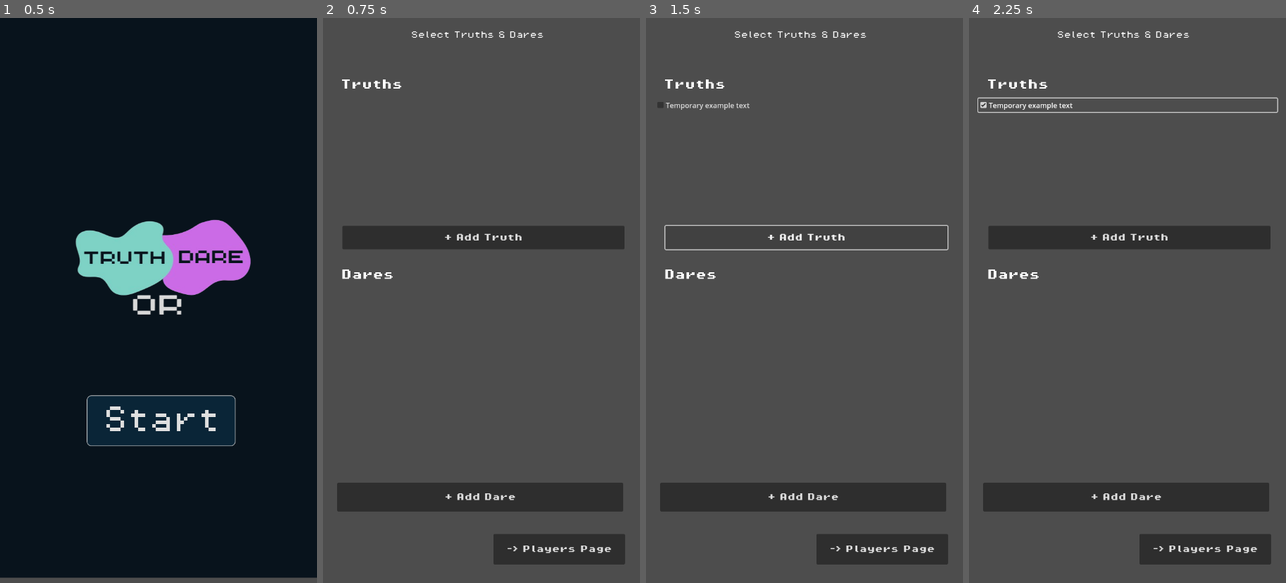
Above: before the commit, frames 1-4 (left to right).
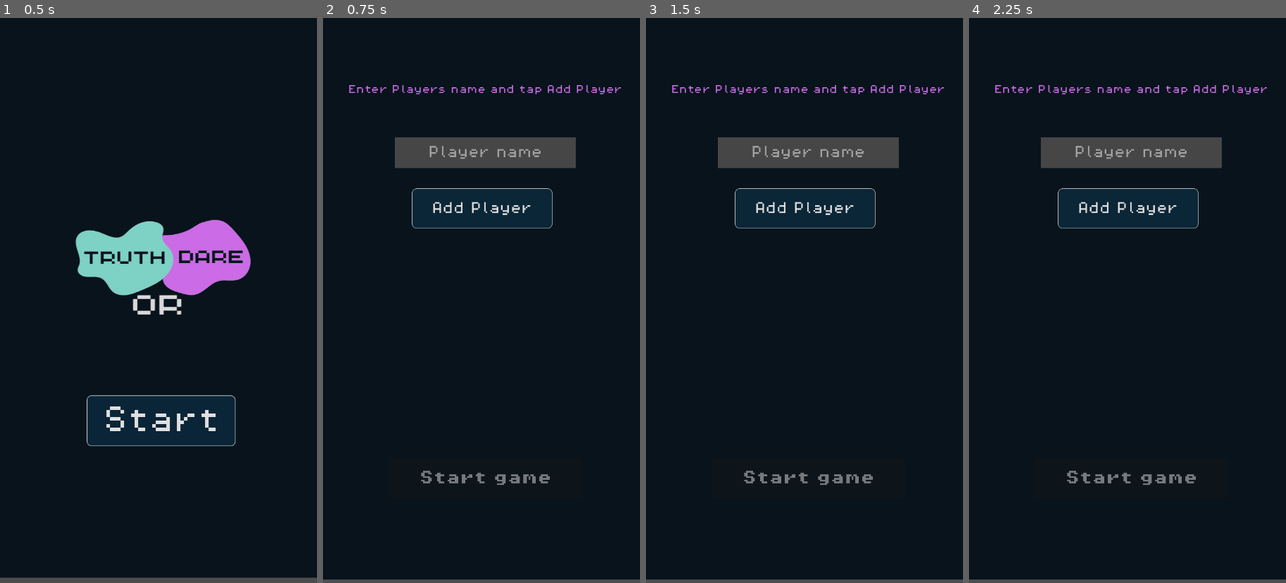
Above: after the commit, the same moments.

Repository: Ardiannaa008/TruthOrDareGame
Game: Godot game, scene res://scenes/start_screen.tscn
The game is run twice, just before and just after one commit, with the same random seed, the same clock (stepped at 60 frames per second) and the same inputs.
Inputs (mouse positions are in pixels of both pictures, inside the frame that each line leads up to):
- Up to frame 1 (0.5 s): no input
- Up to frame 2 (0.75 s): click "Start" at 0.5 s
- Up to frame 3 (1.5 s): click (807, 238) at 1.25 s, where only the run before the commit has a clickable "+ Add Truth"
- Up to frame 4 (2.25 s): click (1127, 102) at 2 s, where only the run before the commit has a clickable "Temporary example text"

Frame 1 is identical in both runs. In frame 2, 96% of the frame differs, in the area x 0-100%, y 0-100%; in frame 3, 96%; in frame 4, 96%.

Commit message:
Deleted Assests that arent used

Diff:
--- a/scenes/select_truth_dare.tscn
+++ /dev/null
@@ -1,92 +0,0 @@
-[gd_scene load_steps=4 format=3 uid="uid://dd51ufcqod8nc"]
-
-[ext_resource type="Script" uid="uid://buybgi82047x8" path="res://scripts/select_truth_dare.gd" id="1_d5fde"]
-[ext_resource type="FontFile" uid="uid://m8fsnwreikvx" path="res://assets/PixelOperator8.ttf" id="2_jwnva"]
-[ext_resource type="FontFile" uid="uid://oy5cqo7iv8gg" path="res://assets/PixelOperator8-Bold.ttf" id="3_1wnqd"]
-
-[node name="SelectTruthDare" type="Control"]
-layout_mode = 3
-anchors_preset = 0
-offset_right = 40.0
-offset_bottom = 40.0
-script = ExtResource("1_d5fde")
-
-[node name="Title" type="Label" parent="."]
-layout_mode = 2
-offset_left = 188.0
-offset_top = 29.0
-offset_right = 514.0
-offset_bottom = 52.0
-theme_override_fonts/font = ExtResource("2_jwnva")
-theme_override_font_sizes/font_size = 18
-text = "Select Truths & Dares"
-horizontal_alignment = 1
-
-[node name="Truths" type="Label" parent="."]
-layout_mode = 2
-offset_left = 40.0
-offset_top = 139.0
-offset_right = 287.0
-offset_bottom = 182.0
-theme_override_fonts/font = ExtResource("3_1wnqd")
-theme_override_font_sizes/font_size = 24
-text = "Truths"
-
-[node name="TruthList" type="VBoxContainer" parent="."]
-layout_mode = 2
-offset_left = 21.0
-offset_top = 182.0
-offset_right = 700.0
-offset_bottom = 448.0
-
-[node name="AddTruth" type="Button" parent="."]
-layout_mode = 2
-offset_left = 44.0
-offset_top = 471.0
-offset_right = 685.0
-offset_bottom = 524.0
-theme_override_fonts/font = ExtResource("3_1wnqd")
-theme_override_font_sizes/font_size = 18
-text = "+ Add Truth"
-
-[node name="Dares" type="Label" parent="."]
-layout_mode = 2
-offset_left = 41.0
-offset_top = 570.0
-offset_right = 272.0
-offset_bottom = 621.0
-theme_override_fonts/font = ExtResource("3_1wnqd")
-theme_override_font_sizes/font_size = 24
-text = "Dares
-"
-
-[node name="DareList" type="VBoxContainer" parent="."]
-layout_mode = 2
-offset_left = 24.0
-offset_top = 595.0
-offset_right = 684.0
-offset_bottom = 790.0
-
-[node name="AddDare" type="Button" parent="."]
-layout_mode = 2
-offset_left = 32.0
-offset_top = 1053.0
-offset_right = 682.0
-offset_bottom = 1118.0
-theme_override_fonts/font = ExtResource("3_1wnqd")
-theme_override_font_sizes/font_size = 18
-text = "+ Add Dare"
-
-[node name="GoToPlayersPage" type="Button" parent="."]
-layout_mode = 2
-offset_left = 387.0
-offset_top = 1169.0
-offset_right = 686.0
-offset_bottom = 1238.0
-theme_override_fonts/font = ExtResource("3_1wnqd")
-theme_override_font_sizes/font_size = 18
-text = "-> Players Page"
-
-[connection signal="pressed" from="AddTruth" to="." method="_on_add_truth_pressed"]
-[connection signal="pressed" from="AddDare" to="." method="_on_add_dare_pressed"]
-[connection signal="pressed" from="GoToPlayersPage" to="." method="_on_go_to_players_page_pressed"]
--- a/scripts/GameState.gd
+++ b/scripts/GameState.gd
@@ -4,9 +4,3 @@
 var current_player : String = ""
 var current_choice : String = ""
 var current_player_index : int = 0
-
-var truths = []
-var dares = []
-
-var selected_truths = []
-var selected_dares = []
--- a/scripts/StartScreen.gd
+++ b/scripts/StartScreen.gd
@@ -6,4 +6,4 @@
 
 func _on_start_button_pressed() -> void:
 	print("Start button was pressed!")
-	get_tree().change_scene_to_file("res://scenes/select_truth_dare.tscn")
+	get_tree().change_scene_to_file("res://scenes/player_setup.tscn")
--- a/scripts/select_truth_dare.gd
+++ /dev/null
@@ -1,53 +0,0 @@
-extends Control
-
-@onready var truth_list = $TruthList
-@onready var dare_list = $DareList
-
-var selected_truths = []
-var selected_dares = []
-
-func _ready() -> void:
-	for truth in GameState.truths:
-		add_prompt_to_list(truth_list, truth, selected_truths)
-	for dare in GameState.dares:
-		add_prompt_to_list(dare_list, dare, selected_dares)
-
-func add_prompt_to_list(container, text, selected_array):
-	var check = CheckBox.new()
-	check.text = text
-	check.connect("toggled", func(on):
-		if on and not selected_array.has(text):
-			selected_array.append(text)
-		elif not on and selected_array.has(text):
-			selected_array.erase(text)
-	)
-	container.add_child(check)
-
-
-
-
-
-func _on_add_truth_pressed() -> void:
-	show_add_prompt_popup("truth")
-
-func _on_add_dare_pressed() -> void:
-	show_add_prompt_popup("dare")
-
-func show_add_prompt_popup(type):
-	var text = await get_user_input("Enter Your " + type + ":")
-	if text == "":
-		return
-	if type == "truth":
-		GameState.truths.append(text)
-		add_prompt_to_list(truth_list, text, selected_truths)
-	else:
-		GameState.dares.append(text)
-		add_prompt_to_list(dare_list, text, selected_dares)
-
-func get_user_input(prompt_text: String) -> String:
-	return "Temporary example text"
-
-func _on_go_to_players_page_pressed() -> void:
-	GameState.selected_truths = selected_truths
-	GameState.selected_dares = selected_dares
-	get_tree().change_scene_to_file("res://scenes/player_setup.tscn")
Binary file removed: assets/DareWheel.png
Not shown, removed: assets/DareWheel.png.import
Not shown, removed: assets/PixelOperator82.ttf.import
Binary file removed: assets/Sppining Wheel.png
Not shown, removed: assets/Sppining Wheel.png.import
Binary file removed: assets/Truth.png
Not shown, removed: assets/Truth.png.import
Binary file removed: assets/TruthWheel.png
Not shown, removed: assets/TruthWheel.png.import
Binary file removed: assets/What's the most childish thing you still do.png
Not shown, removed: assets/What's the most childish thing you still do.png.import
Binary file removed: assets/circle-wheel.png
(and 3 more such lines)
